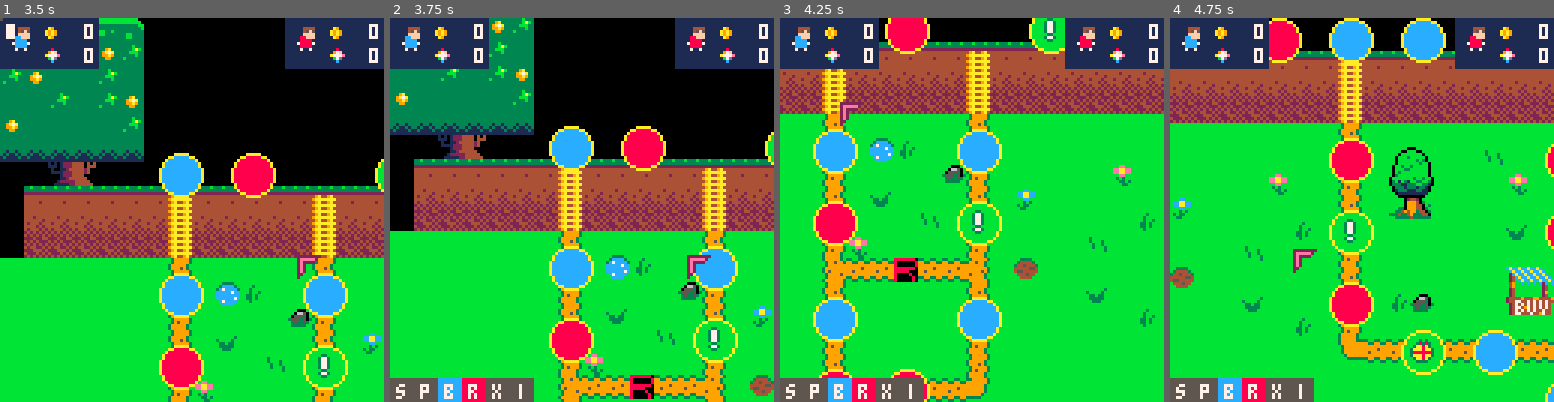
Above: before the commit, frames 1-4 (left to right).
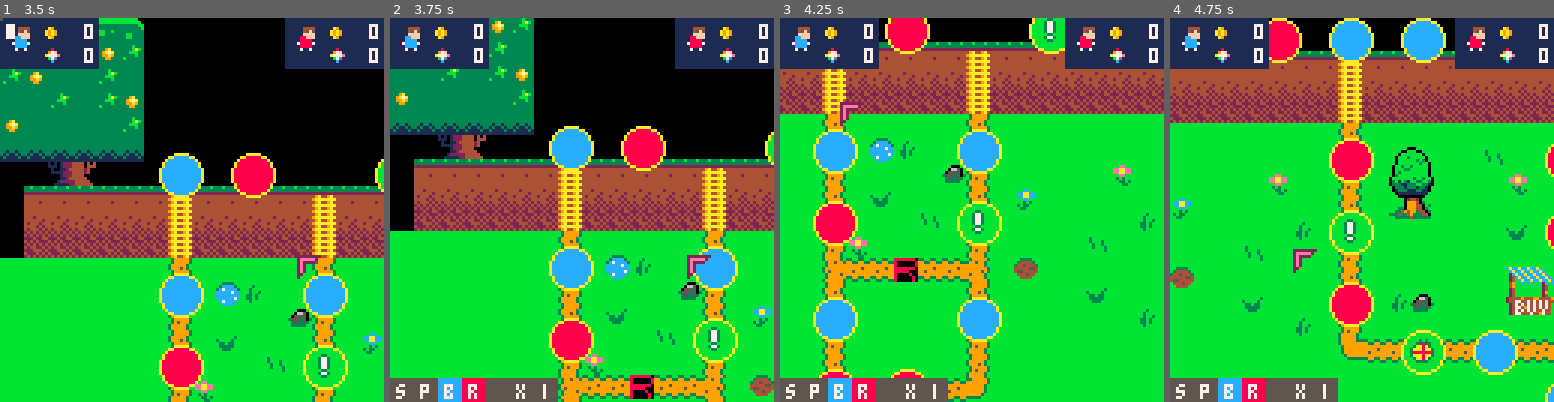
Above: after the commit, the same moments.

Repository: FIXMESTEVE/pico8_fiesta_party
Game: PICO-8 cartridge refactor/base.p8
The game is run twice, just before and just after one commit, with the same random seed, the same clock (stepped at 60 frames per second) and the same inputs.
Inputs (mouse positions are in pixels of both pictures, inside the frame that each line leads up to):
- Up to frame 1 (3.5 s): tap X (X key) at 0.33, 1.07, 1.85, 2.97 s; click (280, 121) at 0.67 s; tap O (Z key) at 0.7, 1.7, 2.1, 2.5, 2.9, 3.3 s; click (46, 267) at 1.22 s; hold Right 1.6-2.1 s; click (107, 114) at 1.77 s; hold Up 2.15-2.42 s; click (172, 259) at 2.32 s; hold Right 2.47-3.03 s; click (234, 106) at 2.87 s; hold Left from 3.08 s (still down); click (295, 256) at 3.42 s
- Up to frame 2 (3.75 s): release Left at 3.58 s; hold Down from 3.63 s (still down); tap O (Z key) at 3.7 s
- Up to frame 3 (4.25 s): release Down at 3.97 s; click (841, 102) at 3.97 s; hold Right from 4.02 s (still down); tap X (X key) at 4.08 s; tap O (Z key) at 4.1 s
- Up to frame 4 (4.75 s): tap O (Z key) at 4.5 s; click (1292, 248) at 4.52 s; release Right at 4.68 s; hold Up from 4.73 s (still down)

Frame 1 is identical in both runs. In frame 2, 0.5% of the frame differs, in the area x 26-44%, y 93-100%; in frame 3, 0.5%; in frame 4, 0.5%.

Commit message:
can now link cells

Diff:
--- a/refactor/scenes/scn_board.lua
+++ b/refactor/scenes/scn_board.lua
@@ -19,6 +19,7 @@
 	add(editor_cells_menu,path_select_cell)
 	add(editor_cells_menu,blue_cell)
 	add(editor_cells_menu,red_cell)
+	add(editor_cells_menu,dummy_cell)
 	add(editor_cells_menu,eraser)
 	add(editor_cells_menu,linker)
 
@@ -96,6 +97,7 @@
 end
 
 function draw_editor()
+	--todo: display links between linked cells
 	for i=1,#editor_cells do
 		drawcell(editor_cells[i].x1,editor_cells[i].y1,editor_cells[i].x2,editor_cells[i].y2,editor_cells[i].letter,editor_cells[i].col,false)
 	end
@@ -192,7 +194,8 @@
 	if(linker_cell==nil)then
 		linker_cell=c
 	else
-		--todo
+		add(linker_cell.linkedcells,c)
+		linker_cell=nil
 	end
 end
 
